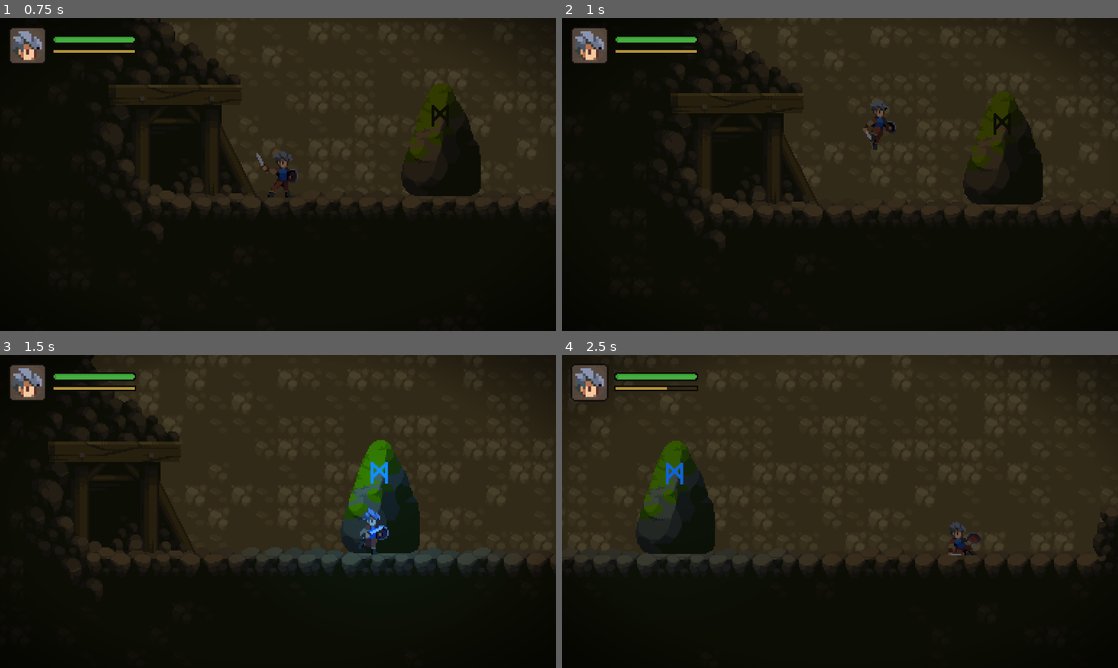
Above: before the commit, frames 1-4 (two rows, left to right).
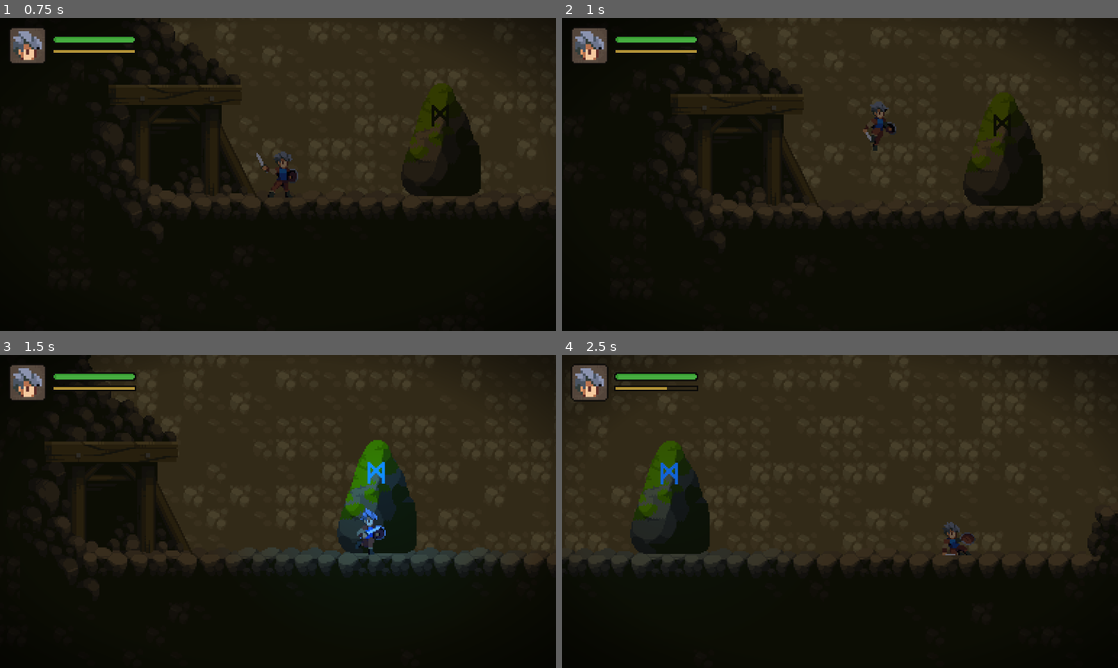
Above: after the commit, the same moments.

Repository: Amoyens1s/godot-learn
Game: Godot game, scene res://maps/cave.tscn
Same seed, same stepped clock (60 frames per second), same inputs: the game is played once before the commit and once after it. This scene is started directly instead of the project's main scene.
Inputs (mouse positions are in pixels of both pictures, inside the frame that each line leads up to):
- Up to frame 1 (0.75 s): tap Enter at 0.5 s; move the mouse to (250, 237) at 0.52 s; hold D (move_right) from 0.53 s (still down); hold J (attack) from 0.53 s (still down); click (250, 237) at 0.67 s
- Up to frame 2 (1 s): keep holding D (move_right); keep holding J (attack); tap Space (jump) at 0.77 s
- Up to frame 3 (1.5 s): keep holding D (move_right); move the mouse to (444, 558) at 1.27 s; release J (attack) at 1.28 s; tap E (interact) at 1.35 s
- Up to frame 4 (2.5 s): tap Space (jump) at 1.52 s; move the mouse to (673, 464) at 2.02 s; release D (move_right) at 2.03 s; hold A (move_left) from 2.03 s (still down); hold K (slide) from 2.03 s (still down)

Frame 1 is identical in both runs. In frame 2, 0.4% of the frame differs, in the area x 20-100%, y 0-64%; in frame 3, 2.0%; in frame 4, 2.1%, in the area x 0-100%, y 27-69%.

Commit message:
feat: 打击震屏

Diff:
--- a/03.勇者传说/game.gd
+++ b/03.勇者传说/game.gd
@@ -1,4 +1,6 @@
 extends Node
+
+signal camera_should_shake(amount: float)
 
 const SAVE_PATH := "user://save.json"
 const CONFIG_PATH := "user://config.ini"
@@ -167,3 +169,7 @@
 		config.get_value("audio", "bgm", 1.0)
 
 	)
+
+
+func shake_camera(amount: float) -> void:
+	camera_should_shake.emit(amount)
--- a/03.勇者传说/maps/cave.tscn
+++ b/03.勇者传说/maps/cave.tscn
@@ -8,6 +8,7 @@
 [ext_resource type="PackedScene" uid="uid://pmxsg0wv2b7r" path="res://scenes/save_stone.tscn" id="5_0qq4n"]
 [ext_resource type="PackedScene" uid="uid://biodm7i0lwapv" path="res://scenes/player.tscn" id="5_fpr8h"]
 [ext_resource type="PackedScene" uid="uid://cqkogf1dsbik1" path="res://scenes/enemies/boar.tscn" id="8_owvnq"]
+[ext_resource type="Script" uid="uid://dusxx6v60rwfo" path="res://scripts/classes/ShakyCamera.gd" id="8_ydj6p"]
 
 [node name="World" type="Node2D"]
 script = ExtResource("1_0qq4n")
@@ -44,6 +45,7 @@
 drag_horizontal_enabled = true
 drag_vertical_enabled = true
 editor_draw_drag_margin = true
+script = ExtResource("8_ydj6p")
 
 [node name="Decorations" type="Node2D" parent="."]
 
--- a/03.勇者传说/maps/forest.tscn
+++ b/03.勇者传说/maps/forest.tscn
@@ -9,6 +9,7 @@
 [ext_resource type="PackedScene" uid="uid://biodm7i0lwapv" path="res://scenes/player.tscn" id="5_27rp4"]
 [ext_resource type="Texture2D" uid="uid://ukjcafdfvlxj" path="res://assets/Background.png" id="6_v601k"]
 [ext_resource type="Texture2D" uid="uid://dpe6dsov44u5o" path="res://assets/Background-trees.png" id="7_0ufo8"]
+[ext_resource type="Script" uid="uid://dusxx6v60rwfo" path="res://scripts/classes/ShakyCamera.gd" id="7_l7n68"]
 [ext_resource type="PackedScene" uid="uid://cqkogf1dsbik1" path="res://scenes/enemies/boar.tscn" id="8_xrs67"]
 
 [node name="World" type="Node2D"]
@@ -48,6 +49,7 @@
 drag_horizontal_enabled = true
 drag_vertical_enabled = true
 editor_draw_drag_margin = true
+script = ExtResource("7_l7n68")
 
 [node name="Decorations" type="Node2D" parent="."]
 
--- a/03.勇者传说/scenes/player.tscn
+++ b/03.勇者传说/scenes/player.tscn
@@ -2433,3 +2433,4 @@
 frame_progress = 1.0
 
 [connection signal="hurt" from="Graphics/Hurtbox" to="." method="_on_hurtbox_hurt"]
+[connection signal="hit" from="Graphics/Hitbox" to="." method="_on_hitbox_hit"]
--- /dev/null
+++ b/03.勇者传说/scripts/classes/ShakyCamera.gd
@@ -0,0 +1,22 @@
+extends Camera2D
+
+@export var recovery_speed := 16
+
+var strength := 0.0
+
+
+func _ready() -> void:
+	Game.camera_should_shake.connect(func(amount: float):
+		strength += amount
+
+	)
+
+
+func _process(delta: float) -> void:
+	offset = Vector2(
+		randf_range(-strength, +strength),
+		randf_range(-strength, +strength)
+
+	)
+
+	strength = move_toward(strength, 0, recovery_speed * delta)
--- a/03.勇者传说/scripts/player.gd
+++ b/03.勇者传说/scripts/player.gd
@@ -366,6 +366,7 @@
 		State.HURT:
 			animation_player.play("hurt")
 			stats.health -= pending_damage.amount
+			Game.shake_camera(4)
 
 			var dir := pending_damage.source.global_position.direction_to(global_position)
 			velocity.x = dir.x * KNOCKBACK_AMOUNT
@@ -405,3 +406,7 @@
 
 func die() -> void:
 	game_over_screen.show_game_over()
+
+
+func _on_hitbox_hit(Hurtbox: Variant) -> void:
+	Game.shake_camera(2)
Not shown: 1 places in 03.勇者传说/maps/cave.tscn that only renumber resources
Not shown: 1 places in 03.勇者传说/maps/forest.tscn that only renumber resources
Not shown, added: 03.勇者传说/scripts/classes/ShakyCamera.gd.uid
